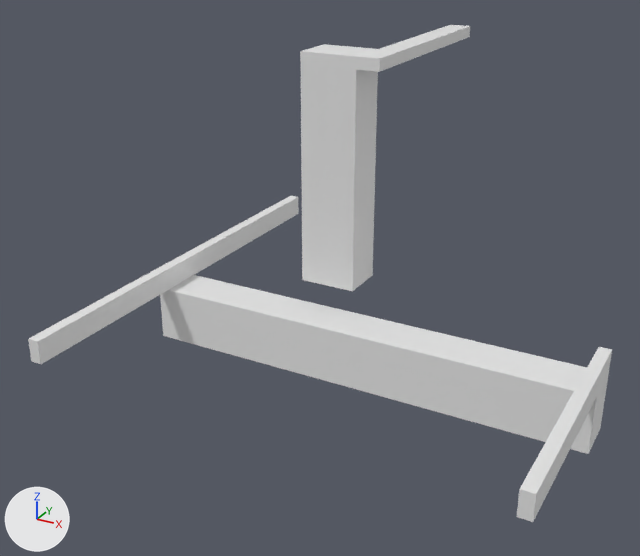
An edit to the OBJ model Data/bmc/tiles_structure/t_053.obj, drawn before and after from the same camera.
Both versions are drawn from a 50 mm camera at (0.731, -1.567, 0.798) aimed at (-0.107, -0.041, 0.035). Arrows for +X, +Y and +Z are at lower left; the lights stay in place. Where no turn or scale is listed for an object, it has been applied to the vertices.

In view in the first picture: 't_053'.
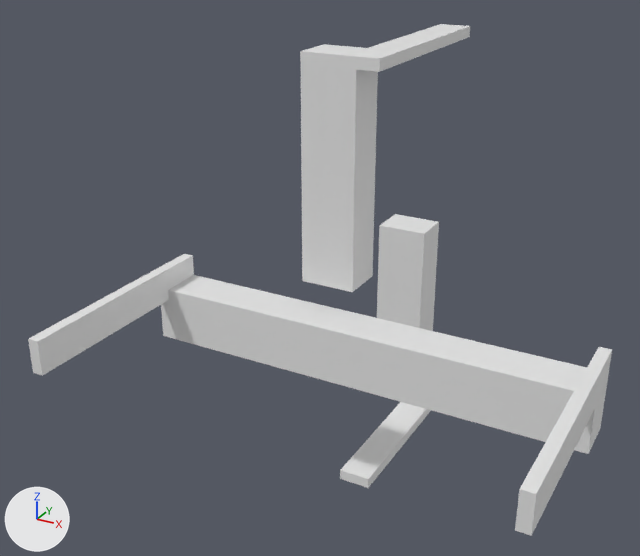
Diff of the bpy script that builds the scene:
```diff
--- a/Data/bmc/tiles_structure/t_053.obj.py
+++ b/Data/bmc/tiles_structure/t_053.obj.py
@@ me_t_053 @@
 # used by ob_t_053; location = (0.0, 0.0, 0.0)
-me_t_053.from_pydata(...)  # 42 vertices, 72 faces; spans x -0.5..0.5, y -0.5..0.5, z -0.175..0.5
+me_t_053.from_pydata(...)  # 68 vertices, 126 faces; spans x -0.5..0.5, y -0.5..0.5, z -0.5..0.5
+# me_t_053 part 1: a new loose piece of 18 vertices spanning x -0.175..0.0, y 0.0..0.5, z -0.5..0.0
+# me_t_053 part 2
+# 18 vertices are removed from x -0.5..0.5, y -0.5..0.5, z -0.05..0.5
+# 65 faces are deleted
+# 2 vertices move from x -0.475..0.5, y -0.5, z -0.05 to x -0.5..0.475, y -0.5, z -0.075
+# 21 vertices are added at x -0.5..0.5, y -0.5..0.5, z -0.075..0.5
+# 5 new vertices lie (0.0, -0.1, 0.0) away from vertices in x -0.5..0.5, y 0.0, z -0.075..-0.05
+# 87 new faces join them
```

Where the change shows, as pixel boxes [x1, y1, x2, y2] in the pictures (640 x 556 px; the box of a moved part takes in the faces that stretch with it):
't_053', reshaped: before [28, 25, 612, 522]; after [28, 24, 612, 536]
part 1 of me_t_053, added: after [340, 214, 439, 488]
part 2 of me_t_053, moved or reshaped: before [31, 25, 598, 522]; after [31, 24, 598, 536]
